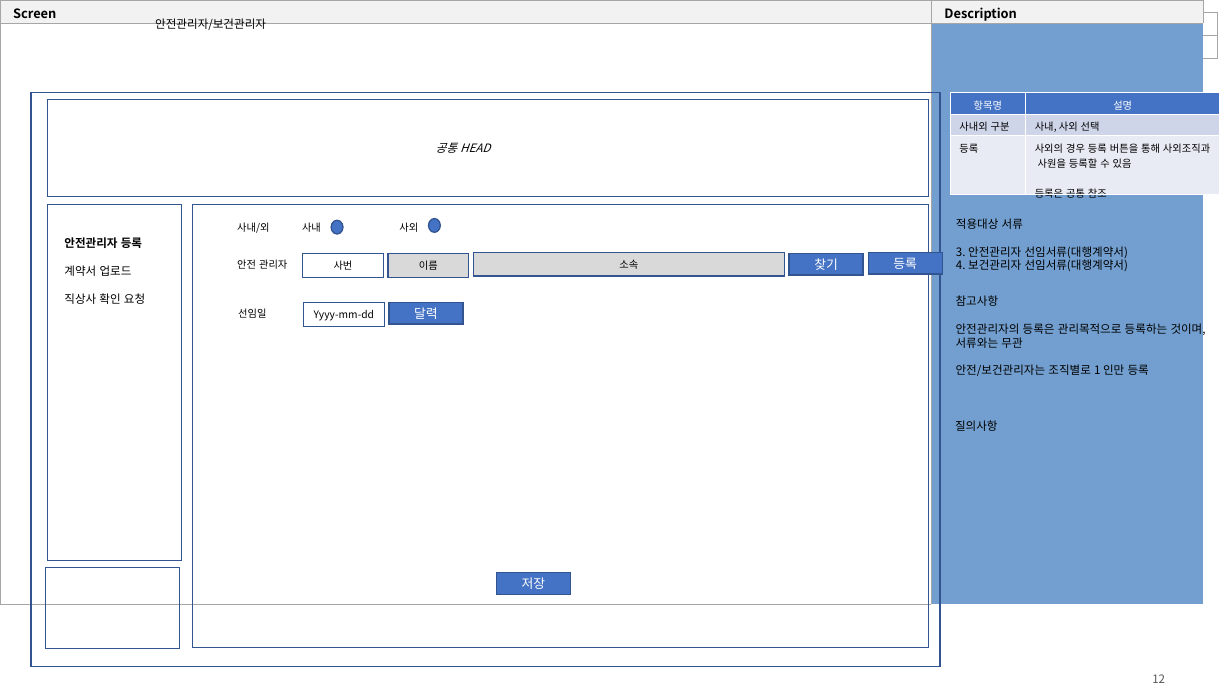
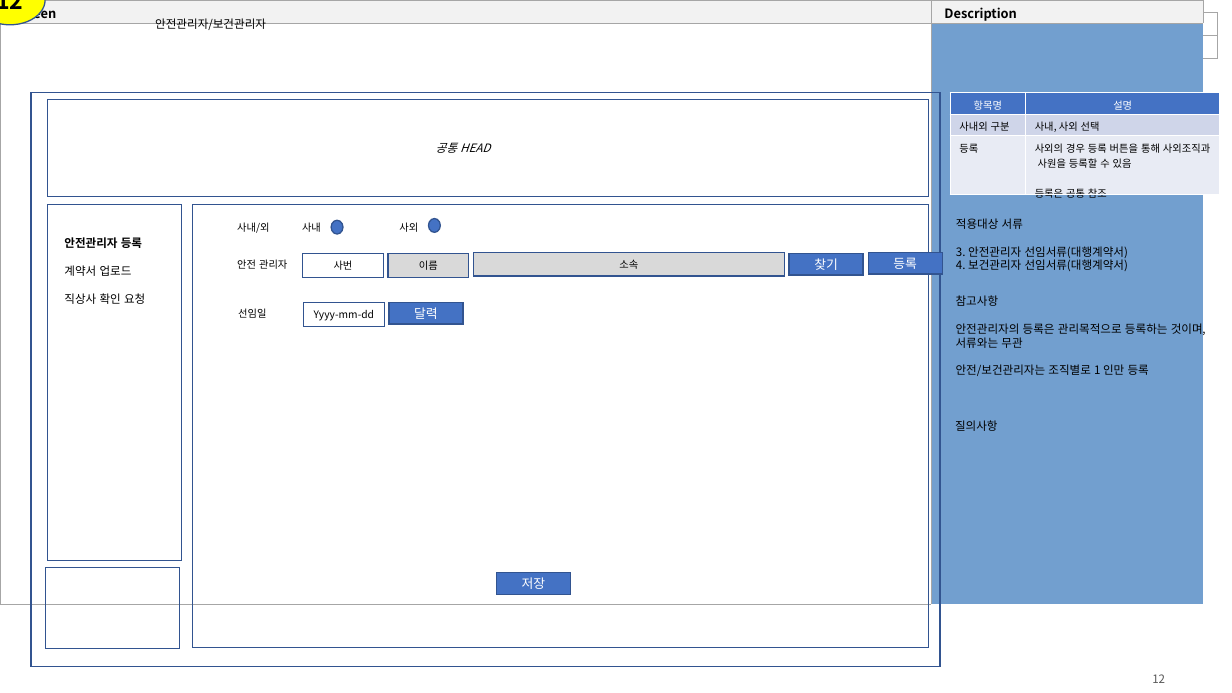
Before and after one commit to yamdeng/ktds-publish, a slide deck: slide 12 of docs/퍼블_페이지작업.pptx. Drawn at 1232x693 pixels with LibreOffice and Linux fonts; fonts in the diff are those of the drawing. Boxes give left, top, right and bottom in pixels: in the first picture for what was removed or moved away, otherwise in the second. Text is boxed around its words. In the diff, an @@ line names an element or a change of style, - is before the commit and + after.

```diff
--- a/docs/퍼블_페이지작업.pptx
+++ b/docs/퍼블_페이지작업.pptx
@@ ellipse added at (0,0,45,25), fill #FFFF00, outline #325491 1 pt, 18 pt, text #000000, bold @@
+12
```
Also in this commit, not shown: 9 other slides changed, 14 other files.
